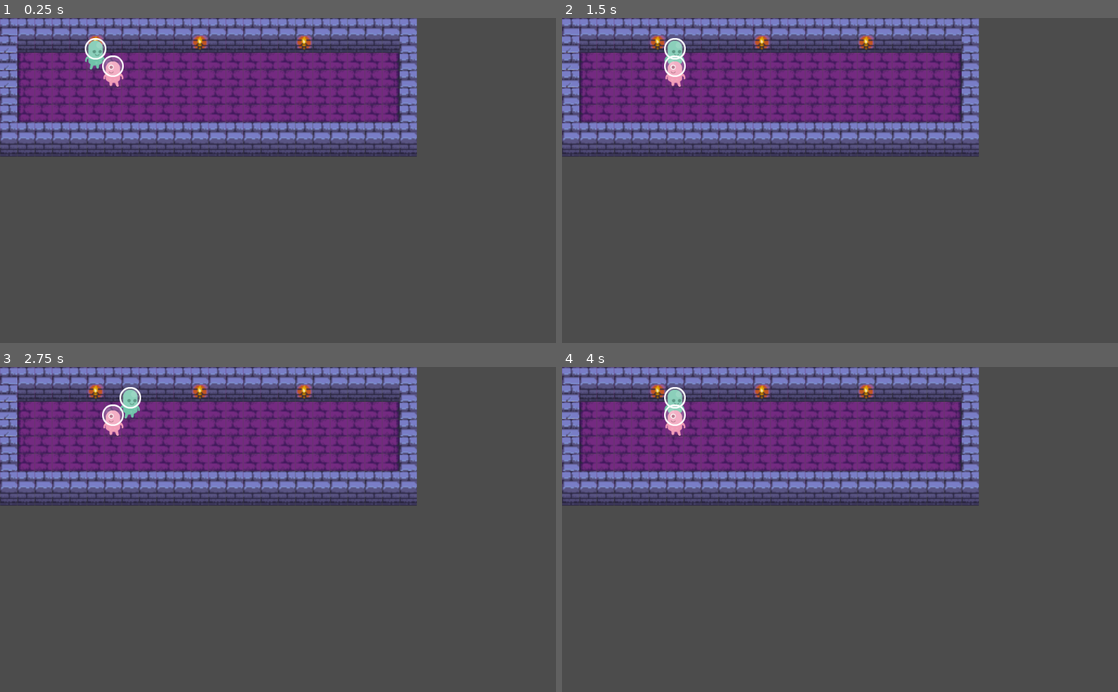
Above: before the commit, frames 1-4 (two rows, left to right).
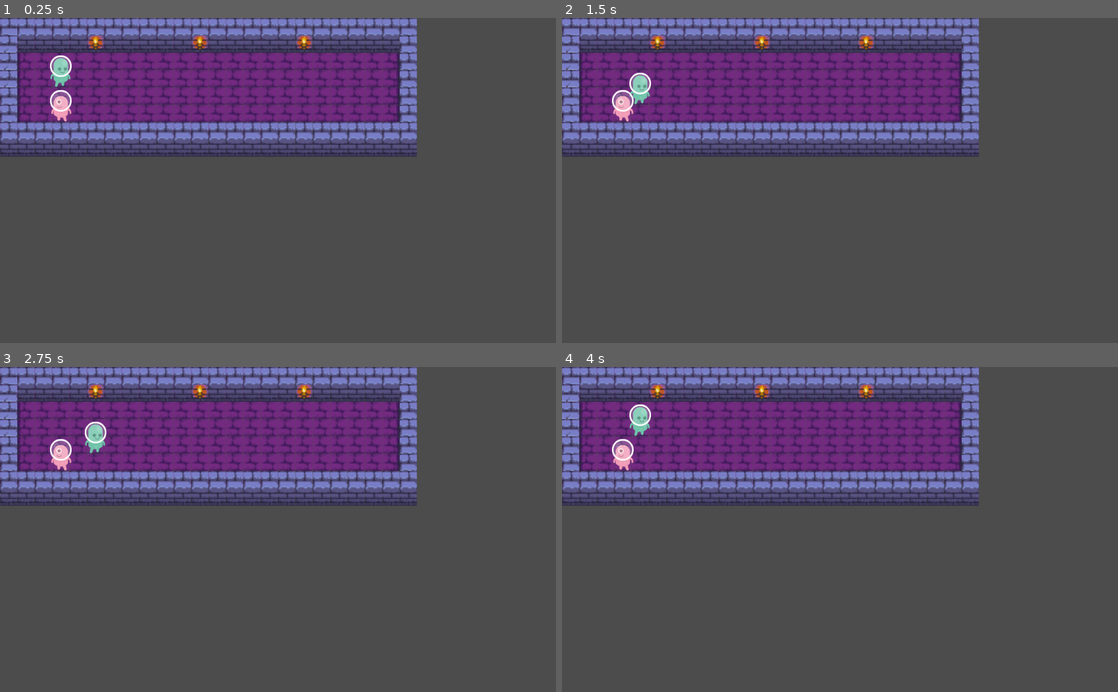
Above: after the commit, the same moments.

Repository: Shoes01/souls-1
Game: Godot game, scene res://Main.tscn
Same seed, same stepped clock (60 frames per second), same inputs: the game is played once before the commit and once after it.
Inputs:
- Up to frame 1 (0.25 s): no input
- Up to frame 2 (1.5 s): tap Enter at 0.5 s; hold Right (ui_right) 0.53-1.28 s; tap Space at 1.25 s; hold Down (ui_down) from 1.28 s (still down)
- Up to frame 3 (2.75 s): tap Enter at 2 s; release Down (ui_down) at 2.03 s; hold Right (ui_right) from 2.03 s (still down)
- Up to frame 4 (4 s): tap Space at 2.75 s; release Right (ui_right) at 2.78 s; hold Up (ui_up) 2.78-3.53 s; tap Enter at 3.5 s; hold Left (ui_left) from 3.53 s (still down)

The runs differ from the first frame. In frame 1, 1.2% of the frame differs, in the area x 9-23%, y 6-32%; in frame 2, 1.1%; in frame 3, 1.1%; in frame 4, 1.1%.

Commit message:
Properly implement the Actor node
Actor nodes have Sprite, Job and Soul child nodes, with scripts.

Diff:
--- a/Actor.gd
+++ /dev/null
@@ -1,13 +0,0 @@
-class_name Actor
-extends Node
-
-export var hp := 0
-export var speed := 0
-export var defense := 0
-export var attack := 0
-export var magic := 0
-export var resistance := 0
-
-func die() -> void:
-	print("This unit is dead.")
-	queue_free()
--- a/CombatEngine.gd
+++ b/CombatEngine.gd
@@ -2,16 +2,15 @@
 extends Resource
 
 func physical_combat(attacker: Actor, defender: Actor) -> void:
-	var damage_output = attacker.attack - defender.defense
+	var damage_output = attacker.get_stat(Global.Stat.STAT_ATK) - defender.get_stat(Global.Stat.STAT_DEF)
 	if damage_output < 0:
 		damage_output = 0
 
-	if attacker.speed > defender.speed + 5:
+	if attacker.get_stat(Global.Stat.STAT_SPD) > defender.get_stat(Global.Stat.STAT_SPD) + 5:
 		damage_output *= 2
 
 	print("Attacker deals ", damage_output, " to defender.")
-	defender.hp -= damage_output
+	defender.reduce_stat(Global.Stat.STAT_HP, damage_output)
 
-	if defender.hp < 0:
-		defender.hp = 0
+	if defender.get_stat(Global.Stat.STAT_HP) < 0:
 		defender.die()
--- /dev/null
+++ b/Global.gd
@@ -0,0 +1,9 @@
+extends Node
+
+
+enum Stat {STAT_ATK, STAT_DEF, STAT_HP, STAT_MAG, STAT_RES, STAT_SPD}
+
+
+func _ready() -> void:
+	#print("Global.gd: _ready() function.")
+	pass
--- a/Main.tscn
+++ b/Main.tscn
@@ -1,32 +1,11 @@
-[gd_scene load_steps=6 format=2]
+[gd_scene load_steps=3 format=2]
 
-[ext_resource path="res://assets/alienGreen.png" type="Texture" id=1]
 [ext_resource path="res://Map.tscn" type="PackedScene" id=2]
-[ext_resource path="res://Gameboard.gd" type="Script" id=3]
-[ext_resource path="res://NPC.tscn" type="PackedScene" id=4]
-[ext_resource path="res://PC.gd" type="Script" id=5]
+[ext_resource path="res://board/Gameboard.gd" type="Script" id=3]
 
 [node name="Main" type="Node"]
 
 [node name="Gameboard" type="YSort" parent="."]
 script = ExtResource( 3 )
 
-[node name="PC" type="Node2D" parent="Gameboard"]
-position = Vector2( 179, 68 )
-script = ExtResource( 5 )
-hp = 10
-attack = 5
-
-[node name="Sprite" type="Sprite" parent="Gameboard/PC"]
-position = Vector2( 0, -10 )
-texture = ExtResource( 1 )
-__meta__ = {
-"_edit_lock_": true
-}
-
 [node name="Map" parent="Gameboard" instance=ExtResource( 2 )]
-
-[node name="NPCs" type="Node" parent="Gameboard"]
-
-[node name="NPC" parent="Gameboard/NPCs" instance=ExtResource( 4 )]
-position = Vector2( 223, 108 )
--- a/NPC.gd
+++ /dev/null
@@ -1 +0,0 @@
-extends Actor
--- a/NPC.tscn
+++ /dev/null
@@ -1,14 +0,0 @@
-[gd_scene load_steps=3 format=2]
-
-[ext_resource path="res://assets/alienPink.png" type="Texture" id=1]
-[ext_resource path="res://NPC.gd" type="Script" id=2]
-
-[node name="NPC" type="Node2D"]
-script = ExtResource( 2 )
-hp = 10
-attack = 5
-
-[node name="Sprite" type="Sprite" parent="."]
-position = Vector2( 0, -10 )
-texture = ExtResource( 1 )
-flip_h = true
--- a/PC.gd
+++ /dev/null
@@ -1 +0,0 @@
-extends Actor
--- a/Soul.tscn
+++ /dev/null
@@ -1,6 +0,0 @@
-[gd_scene load_steps=2 format=2]
-
-[ext_resource path="res://Soul.gd" type="Script" id=1]
-
-[node name="Node" type="Node"]
-script = ExtResource( 1 )
--- /dev/null
+++ b/actor/Actor.gd
@@ -0,0 +1,49 @@
+class_name Actor
+extends Node2D
+
+
+func die() -> void:
+	print("This unit is dead.")
+	queue_free()
+
+
+func make(value: String) -> void:
+	if value == "npc":
+		$Job._make("recruit")
+		$Soul.set_soul([[6, 3, 10], [6, 3, 10]])
+		$Sprite.set_flip_h(true)
+	if value == "pc":
+		$Job._make("recruit")
+		$Soul.set_soul([[10, 5, 1], [10, 5, 1]])
+		$Sprite.set_texture(load("res://assets/alienGreen.png"))
+
+
+func get_stat(value) -> int:
+	# Value is a stat from Global.Stat
+	var _soul: Array = $Soul.get_soul()
+	var total = 0
+
+	for x in range(0, len(_soul)):
+		for y in range(0, len(_soul[0])):
+			if $Job.stat_assignment[x][y] == value:
+				total += _soul[x][y]
+
+	return total
+
+
+func reduce_stat(stat, amount) -> void:
+	# Stat is a stat from Global.Stat
+	# Amount is how much is being reduced from said stat.
+	var _soul = $Soul.get_soul()
+	# Find the highest value for stat.
+	var highest_value := 0
+	var highest_stat: Vector2 = Vector2.INF
+
+	for x in range(0, len(_soul)):
+		for y in range(0, len(_soul[0])):
+			if $Job.stat_assignment[x][y] == stat and _soul[x][y] > highest_value:
+				highest_value = _soul[x][y]
+				highest_stat = Vector2(x, y)
+
+	if highest_value > 0:
+		_soul[highest_stat.x][highest_stat.y] -= amount
--- /dev/null
+++ b/actor/Actor.tscn
@@ -0,0 +1,19 @@
+[gd_scene load_steps=5 format=2]
+
+[ext_resource path="res://actor/Actor.gd" type="Script" id=1]
+[ext_resource path="res://actor/Soul.gd" type="Script" id=2]
+[ext_resource path="res://actor/Job.gd" type="Script" id=3]
+[ext_resource path="res://assets/alienPink.png" type="Texture" id=4]
+
+[node name="Actor" type="Node2D"]
+script = ExtResource( 1 )
+
+[node name="Sprite" type="Sprite" parent="."]
+position = Vector2( 0, -10 )
+texture = ExtResource( 4 )
+
+[node name="Job" type="Node" parent="."]
+script = ExtResource( 3 )
+
+[node name="Soul" type="Node" parent="."]
+script = ExtResource( 2 )
--- /dev/null
+++ b/actor/Job.gd
@@ -0,0 +1,55 @@
+class_name Job
+extends Node
+
+
+export var name_: String = "job name" setget set_name, get_name
+export var description: String = "job description" setget set_description, get_description
+# The stats are assigned according to this nested array.
+var stat_assignment: Array = [] setget set_stat_assignment
+# The actor's soul needs to be this big in order to assume this job.
+var size_requirement: Vector2 = Vector2.ZERO setget set_size_requirement
+
+
+func soul_check(value: Node) -> bool:
+	# TODO: This is probably broken, as is.
+	if value.get_row_count() >= size_requirement.x and value.get_column_count() >= size_requirement.y:
+		return true
+
+	return false
+
+
+func get_name() -> String:
+	return name_
+
+
+func set_name(value: String) -> void:
+	name_ = value
+
+
+func get_description() -> String:
+	return description
+
+
+func set_description(value: String) -> void:
+	description = value
+
+
+func set_stat_assignment(value: Array) -> void:
+	stat_assignment = value
+
+
+func set_size_requirement(value: Vector2) -> void:
+	size_requirement = value
+
+
+func _make(value: String) -> void:
+	if value == "recruit":
+		var requirements: Array = [
+			[Global.Stat.STAT_ATK, Global.Stat.STAT_DEF, Global.Stat.STAT_SPD],
+			[Global.Stat.STAT_MAG, Global.Stat.STAT_RES, Global.Stat.STAT_HP],
+		]
+
+		set_name("Recruit")
+		set_description("The starter class.")
+		set_stat_assignment(requirements)
+		set_size_requirement(Vector2(2, 3))
--- a/Soul.gd
+++ b/actor/Soul.gd
@@ -6,19 +6,22 @@
 	[1, 2, 3],
 	[4, 5, 6],
 	[7, 8, 9]
-]
+] setget set_soul, get_soul
 
 
-func _ready() -> void:
-	#_create_with_dimensions(2, 5)
-	pass
+func get_soul() -> Array:
+	return soul
+
+
+func set_soul(value: Array) -> void:
+	soul = value
 
 
 func create_with_dimensions(rows: int, columns: int) -> void:
 	var new_soul = []
 	for x in range(0, rows):
 		new_soul.append([])
-		for y in range(0, columns):
+		for _y in range(0, columns):
 			new_soul[x].append(0)
 
 	soul = new_soul
@@ -48,3 +51,11 @@
 	for x in range(0, len(new_soul)):
 		for y in range(0, len(new_soul[x])):
 			soul[x][y] += new_soul[x][y]
+
+
+func get_row_count() -> int:
+	return len(soul)
+
+
+func get_column_count()  -> int:
+	return len(soul[0])
--- a/Gameboard.gd
+++ b/board/Gameboard.gd
@@ -3,18 +3,25 @@
 
 
 export var combat_engine: Resource = preload("res://CombatEngine.tres")
-export var grid: Resource = preload("res://Grid.tres")
+export var grid: Resource = preload("res://board/Grid.tres")
 
-onready var player_character: Node2D = $PC
+onready var player_character: Actor = load("res://actor/Actor.tscn").instance()
 
 
 func _ready() -> void:
-	var player_cell = grid.calculate_grid_coordinates(player_character.position)
-	player_character.position = grid.calculate_map_position(player_cell)
+	# Prepare PC
+	add_child(player_character)
+	player_character.make("pc")
+	player_character.position = grid.calculate_map_position(Vector2(3, 3))
 
-	for child in $NPCs.get_children():
-		var child_cell = grid.calculate_grid_coordinates(child.position)
-		child.position = grid.calculate_map_position(child_cell)
+
+	# Prepare NPC
+	var npc: Actor= load("res://actor/Actor.tscn").instance()
+	add_child(npc)
+	npc.make("npc")
+	npc.position = grid.calculate_map_position(Vector2(3, 5))
+	npc.add_to_group("npcs")
+
 
 
 func _unhandled_input(event: InputEvent) -> void:
@@ -42,7 +49,8 @@
 		valid_target = false
 
 	# Check to see if any unit is occupying target_cell
-	for child in $NPCs.get_children():
+	var npcs = get_tree().get_nodes_in_group("npcs")
+	for child in npcs:
 		var child_cell = grid.calculate_grid_coordinates(child.position)
 		if target_cell == child_cell:
 			combat_engine.physical_combat(player_character, child)
--- a/Grid.tres
+++ b/board/Grid.tres
@@ -1,6 +1,6 @@
 [gd_resource type="Resource" load_steps=2 format=2]
 
-[ext_resource path="res://Grid.gd" type="Script" id=1]
+[ext_resource path="res://board/Grid.gd" type="Script" id=1]
 
 [resource]
 script = ExtResource( 1 )
--- a/project.godot
+++ b/project.godot
@@ -9,10 +9,10 @@
 config_version=4
 
 _global_script_classes=[ {
-"base": "Node",
+"base": "Node2D",
 "class": "Actor",
 "language": "GDScript",
-"path": "res://Actor.gd"
+"path": "res://actor/Actor.gd"
 }, {
 "base": "Resource",
 "class": "CombatEngine",
@@ -22,23 +22,29 @@
 "base": "Node",
 "class": "GameBoard",
 "language": "GDScript",
-"path": "res://Gameboard.gd"
+"path": "res://board/Gameboard.gd"
 }, {
-"base": "Resource",
+"base": "Reference",
 "class": "Grid",
 "language": "GDScript",
-"path": "res://Grid.gd"
+"path": "res://board/Grid.gd"
+}, {
+"base": "Node",
+"class": "Job",
+"language": "GDScript",
+"path": "res://actor/Job.gd"
 }, {
 "base": "Node",
 "class": "Soul",
 "language": "GDScript",
-"path": "res://Soul.gd"
+"path": "res://actor/Soul.gd"
 } ]
 _global_script_class_icons={
 "Actor": "",
 "CombatEngine": "",
 "GameBoard": "",
 "Grid": "",
+"Job": "",
 "Soul": ""
 }
 
@@ -47,6 +53,10 @@
 config/name="Souls-game-1"
 run/main_scene="res://Main.tscn"
 config/icon="res://assets/icon.png"
+
+[autoload]
+
+Global="*res://Global.gd"
 
 [physics]
 
Renamed: Grid.gd -> board/Grid.gd
Not shown, changed: DESIGN.md
Not shown, changed: TODO.md
